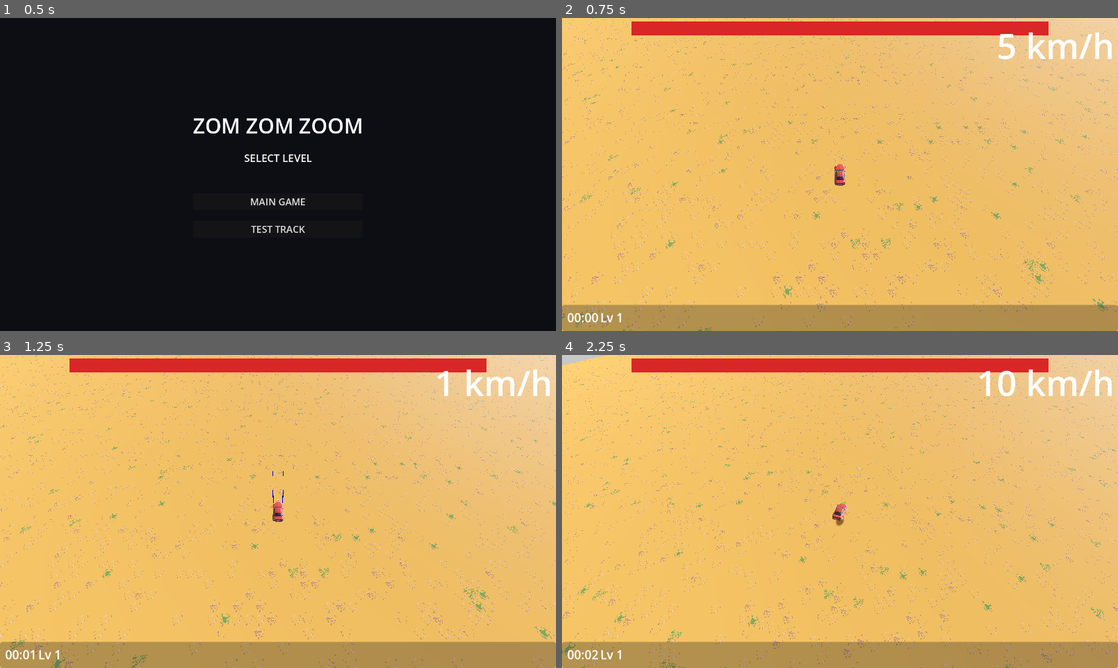
Above: before the commit, frames 1-4 (two rows, left to right).
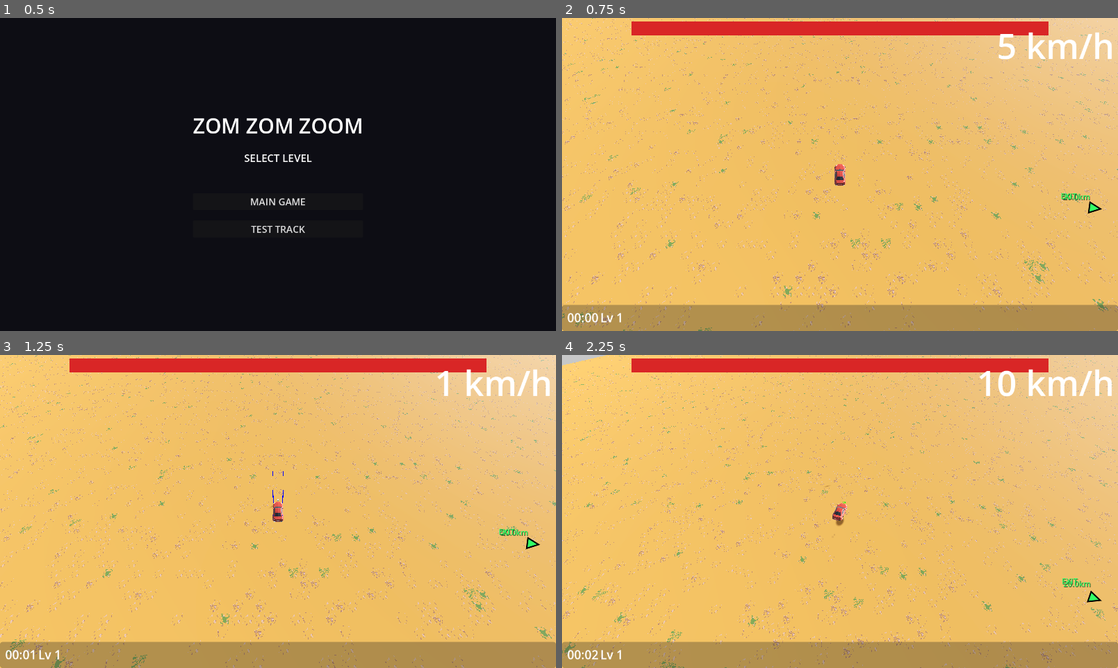
Above: after the commit, the same moments.

Repository: earv1/zom-zom-zoom-3d
Game: Godot game, scene res://scenes/ui/level_select.tscn
Same seed, same stepped clock (60 frames per second), same inputs: the game is played once before the commit and once after it.
Inputs (mouse positions are in pixels of both pictures, inside the frame that each line leads up to):
- Up to frame 1 (0.5 s): no input
- Up to frame 2 (0.75 s): click "MAIN GAME" at 0.5 s
- Up to frame 3 (1.25 s): no input
- Up to frame 4 (2.25 s): tap Enter at 1.25 s; move the mouse to (962, 495) at 1.27 s; hold H (turn_right) 1.28-2 s; hold Right mouse button (accelerate) 1.28-2 s; click (962, 495) at 1.42 s; tap Space (jump) at 1.52 s; drag from (728, 527) to (812, 574) at 2.02 s

Frame 1 is identical in both runs. In frame 2, 0.1% of the frame differs, in the area x 89-98%, y 56-63%; in frame 3, 0.1%; in frame 4, 0.2%, in the area x 90-98%, y 71-80%.

Commit message:
more gameplay tweaks

Diff:
--- a/autoload/game_manager.gd
+++ b/autoload/game_manager.gd
@@ -8,7 +8,6 @@
 var enemies_killed: int = 0
 
 var speed_multiplier: float = 1.0
-var pickup_radius: float = 36.0
 var damage_multiplier: float = 1.0
 var fire_rate_multiplier: float = 1.0
 
@@ -25,7 +24,7 @@
 	preload("res://data/upgrades/upgrade_side_rockets_lvl2.tres"),
 	preload("res://data/upgrades/stat_max_health.tres"),
 	preload("res://data/upgrades/stat_speed.tres"),
-	preload("res://data/upgrades/stat_pickup_radius.tres"),
+
 	preload("res://data/upgrades/stat_damage_mult.tres"),
 	preload("res://data/upgrades/stat_fire_rate.tres"),
 ]
@@ -38,6 +37,7 @@
 signal game_over()
 signal weapon_unlocked(id: StringName, scene: PackedScene)
 signal weapon_leveled_up(id: StringName)
+signal damage_taken()
 
 
 func _ready() -> void:
@@ -71,6 +71,7 @@
 		return
 	current_health = max(0, current_health - amount)
 	health_changed.emit(current_health, max_health)
+	damage_taken.emit()
 	if current_health <= 0:
 		_is_game_over = true
 		game_over.emit()
@@ -96,8 +97,6 @@
 					health_changed.emit(current_health, max_health)
 				UpgradeData.Stat.SPEED:
 					speed_multiplier += upg.stat_value
-				UpgradeData.Stat.PICKUP_RADIUS:
-					pickup_radius += upg.stat_value
 				UpgradeData.Stat.DAMAGE_MULT:
 					damage_multiplier += upg.stat_value
 				UpgradeData.Stat.FIRE_RATE:
@@ -121,7 +120,6 @@
 	max_health = 100
 	enemies_killed = 0
 	speed_multiplier = 1.0
-	pickup_radius = 36.0
 	damage_multiplier = 1.0
 	fire_rate_multiplier = 1.0
 	unlocked_weapons = [&"front_gun"]
--- a/data/upgrades/stat_pickup_radius.tres
+++ /dev/null
@@ -1,12 +0,0 @@
-[gd_resource type="Resource" script_class="UpgradeData" format=3]
-
-[ext_resource type="Script" path="res://data/upgrade_data.gd" id="1_script"]
-
-[resource]
-script = ExtResource("1_script")
-upgrade_type = 2
-display_name = "Magnet"
-description = "+3 XP pickup radius"
-icon_color = Color(0.7, 0.2, 0.8, 1)
-stat_target = 2
-stat_value = 3.0
--- a/scenes/enemy/base_enemy.gd
+++ b/scenes/enemy/base_enemy.gd
@@ -3,7 +3,8 @@
 
 @export var car: Node3D
 @export var fragment_scene: PackedScene
-@export var speed: float = 8.0
+@export var speed: float = 55.0
+@export var acceleration: float = 15.0
 @export var max_health: int = 1
 @export var xp_value: int = 5
 @export var contact_damage: int = 10
@@ -18,6 +19,8 @@
 
 const WARP_BUFFER := 30.0   # trigger warp this many units beyond the warp landing spot
 const DROP_HEIGHT := 10.0   # units above ground to drop from
+const BLOWBACK_RADIUS := 50.0
+const BLOWBACK_FORCE := 40.0
 
 
 func _ready() -> void:
@@ -27,6 +30,7 @@
 	contact_monitor = true
 	max_contacts_reported = 4
 	body_entered.connect(_on_body_entered)
+	GameManager.damage_taken.connect(_on_car_damage_taken)
 
 
 func _process(_delta: float) -> void:
@@ -50,8 +54,10 @@
 	var dir := to_car.normalized()
 
 	var vel := state.linear_velocity
-	vel.x = dir.x * speed
-	vel.z = dir.z * speed
+	var current_hspeed := Vector2(vel.x, vel.z).length()
+	var target_speed := minf(current_hspeed + acceleration * state.step, speed)
+	vel.x = dir.x * target_speed
+	vel.z = dir.z * target_speed
 
 	if _raycast.is_colliding():
 		var terrain_y := _raycast.get_collision_point().y + 0.5
@@ -147,5 +153,19 @@
 	orb.global_position = global_position + Vector3.UP * 0.5
 
 
+func _on_car_damage_taken() -> void:
+	if _dead or not car or not visible:
+		return
+	var dist := global_position.distance_to(car.global_position)
+	if dist > BLOWBACK_RADIUS:
+		return
+	var away := global_position - car.global_position
+	away.y = 0.0
+	if away.length_squared() < 0.001:
+		away = Vector3(randf_range(-1, 1), 0, randf_range(-1, 1))
+	linear_velocity = Vector3.ZERO
+	apply_central_impulse(away.normalized() * BLOWBACK_FORCE + Vector3.UP * 10.0)
+
+
 func _on_die() -> void:
 	pass
--- a/scenes/enemy/enemy_spawner.gd
+++ b/scenes/enemy/enemy_spawner.gd
@@ -4,7 +4,7 @@
 @export var car: Node3D
 @export var spawn_radius: float = 40.0
 
-const MAX_ENEMIES := 200
+const MAX_ENEMIES := 100
 
 var _timer: float = 0.0
 var _pool: Array = []
@@ -23,7 +23,7 @@
 
 
 const RAMP_DURATION := 10.0  # seconds before full spawn rate
-const BATCH_MAX := 5
+const BATCH_MAX := 3
 
 func _process(delta: float) -> void:
 	_timer += delta
--- a/scenes/enemy/exploder.tscn
+++ b/scenes/enemy/exploder.tscn
@@ -14,7 +14,8 @@
 mass = 20.0
 script = ExtResource("1_exploder")
 fragment_scene = ExtResource("3_frag")
-speed = 12.0
+speed = 66.7
+acceleration = 18.0
 max_health = 2
 xp_value = 15
 contact_damage = 0
--- a/scenes/enemy/runner.tscn
+++ b/scenes/enemy/runner.tscn
@@ -15,7 +15,8 @@
 scale = Vector3(0.7, 0.7, 0.7)
 script = ExtResource("1_runner")
 fragment_scene = ExtResource("3_frag")
-speed = 20.0
+speed = 66.7
+acceleration = 25.0
 max_health = 1
 xp_value = 8
 contact_damage = 8
--- a/scenes/enemy/tank.tscn
+++ b/scenes/enemy/tank.tscn
@@ -15,7 +15,8 @@
 scale = Vector3(1.8, 1.8, 1.8)
 script = ExtResource("1_tank")
 fragment_scene = ExtResource("3_frag")
-speed = 3.0
+speed = 66.7
+acceleration = 6.0
 max_health = 5
 xp_value = 25
 contact_damage = 20
--- a/scenes/enemy/xp_orb.gd
+++ b/scenes/enemy/xp_orb.gd
@@ -3,17 +3,15 @@
 
 var car: Node3D
 var xp_value: int = 5
-var _collecting: bool = false
 
 
 func _process(delta: float) -> void:
 	if not car:
 		return
-	var dist := global_position.distance_to(car.global_position)
-	if dist < GameManager.pickup_radius or _collecting:
-		_collecting = true
-		var to_car := car.global_position - global_position
-		global_position += to_car.normalized() * minf(to_car.length(), 60.0 * delta)
-		if global_position.distance_to(car.global_position) < 0.8:
-			GameManager.add_xp(xp_value)
-			queue_free()
+	var to_car := car.global_position - global_position
+	var dist := to_car.length()
+	if dist < 1.0:
+		GameManager.add_xp(xp_value)
+		queue_free()
+		return
+	global_position += to_car.normalized() * minf(dist, 120.0 * delta)
--- a/scenes/enemy/zombie.tscn
+++ b/scenes/enemy/zombie.tscn
@@ -14,7 +14,8 @@
 mass = 20.0
 script = ExtResource("1_zombie")
 fragment_scene = ExtResource("3_frag")
-speed = 8.0
+speed = 66.7
+acceleration = 12.0
 max_health = 1
 xp_value = 5
 contact_damage = 10
--- /dev/null
+++ b/scenes/ui/objective_marker.gd
@@ -0,0 +1,146 @@
+class_name ObjectiveMarker
+extends Control
+
+## Draws screen-edge arrows pointing toward 3D objectives.
+
+const EDGE_MARGIN := 60.0  # pixels from screen edge
+const ARROW_SIZE := 20.0
+const ICON_SIZE := 12.0
+const DISTANCE_FONT_SIZE := 18
+
+var _camera: Camera3D
+var _objectives: Array[Dictionary] = []
+# Each dict: { "node": Node3D, "color": Color, "label": String }
+
+
+func _ready() -> void:
+	mouse_filter = Control.MOUSE_FILTER_IGNORE
+	set_anchors_and_offsets_preset(Control.PRESET_FULL_RECT)
+
+
+func _process(_delta: float) -> void:
+	if not _camera:
+		_camera = get_viewport().get_camera_3d()
+	queue_redraw()
+
+
+func add_objective(node: Node3D, color: Color = Color.WHITE, label: String = "") -> void:
+	_objectives.append({"node": node, "color": color, "label": label})
+
+
+func remove_objective(node: Node3D) -> void:
+	for i in range(_objectives.size() - 1, -1, -1):
+		if _objectives[i]["node"] == node:
+			_objectives.remove_at(i)
+
+
+func _draw() -> void:
+	if not _camera or not _camera.is_inside_tree():
+		return
+
+	var screen_size := get_viewport_rect().size
+	var center := screen_size * 0.5
+
+	for obj in _objectives:
+		var node: Node3D = obj["node"]
+		if not is_instance_valid(node) or not node.is_inside_tree():
+			continue
+
+		var world_pos: Vector3 = node.global_position
+		var color: Color = obj["color"]
+		var label: String = obj["label"]
+
+		# Distance for the label
+		var dist := _camera.global_position.distance_to(world_pos)
+		var dist_text: String
+		if dist >= 1000.0:
+			dist_text = "%.1fkm" % (dist / 1000.0)
+		else:
+			dist_text = "%dm" % int(dist)
+
+		# Check if behind camera
+		var cam_forward := -_camera.global_basis.z
+		var to_target := (world_pos - _camera.global_position).normalized()
+		var is_behind := cam_forward.dot(to_target) < 0.0
+
+		var screen_pos := _camera.unproject_position(world_pos)
+
+		if is_behind:
+			# Flip to opposite side of screen
+			screen_pos = center + (center - screen_pos).normalized() * max(screen_size.x, screen_size.y)
+
+		# Check if on screen (with margin)
+		var safe_rect := Rect2(
+			Vector2(EDGE_MARGIN, EDGE_MARGIN),
+			screen_size - Vector2(EDGE_MARGIN, EDGE_MARGIN) * 2.0
+		)
+
+		if not is_behind and safe_rect.has_point(screen_pos):
+			# On-screen: draw a diamond marker
+			_draw_diamond(screen_pos, ICON_SIZE, color)
+			_draw_label(screen_pos + Vector2(0, -ICON_SIZE - 14), dist_text, color)
+		else:
+			# Off-screen: clamp to edge and draw arrow
+			var clamped := _clamp_to_edge(screen_pos, center, screen_size)
+			var direction := (screen_pos - center).normalized()
+			_draw_arrow(clamped, direction, color)
+			_draw_label(clamped - direction * (ARROW_SIZE + 16), dist_text, color)
+			if label != "":
+				_draw_label(clamped - direction * (ARROW_SIZE + 34), label, color)
+
+
+func _clamp_to_edge(pos: Vector2, center: Vector2, screen_size: Vector2) -> Vector2:
+	var dir := pos - center
+	if dir.length_squared() < 0.001:
+		dir = Vector2.UP
+
+	var margin := EDGE_MARGIN
+	var half := (screen_size * 0.5) - Vector2(margin, margin)
+
+	# Scale to fit within margin box
+	var scale_x := absf(half.x / dir.x) if absf(dir.x) > 0.001 else 1e10
+	var scale_y := absf(half.y / dir.y) if absf(dir.y) > 0.001 else 1e10
+	var s := minf(scale_x, scale_y)
+
+	return center + dir * s
+
+
+func _draw_arrow(pos: Vector2, direction: Vector2, color: Color) -> void:
+	var perp := Vector2(-direction.y, direction.x)
+	var tip := pos + direction * ARROW_SIZE
+	var base_l := pos - direction * ARROW_SIZE * 0.3 + perp * ARROW_SIZE * 0.6
+	var base_r := pos - direction * ARROW_SIZE * 0.3 - perp * ARROW_SIZE * 0.6
+	var points := PackedVector2Array([tip, base_l, base_r])
+
+	# Draw filled triangle
+	draw_colored_polygon(points, color)
+	# Outline
+	draw_polyline(PackedVector2Array([tip, base_l, base_r, tip]), Color.BLACK, 2.0, true)
+
+
+func _draw_diamond(pos: Vector2, size: float, color: Color) -> void:
+	var points := PackedVector2Array([
+		pos + Vector2(0, -size),
+		pos + Vector2(size, 0),
+		pos + Vector2(0, size),
+		pos + Vector2(-size, 0),
+	])
+	draw_colored_polygon(points, color)
+	draw_polyline(PackedVector2Array([
+		pos + Vector2(0, -size),
+		pos + Vector2(size, 0),
+		pos + Vector2(0, size),
+		pos + Vector2(-size, 0),
+		pos + Vector2(0, -size),
+	]), Color.BLACK, 2.0, true)
+
+
+func _draw_label(pos: Vector2, text: String, color: Color) -> void:
+	var font := ThemeDB.fallback_font
+	var fsize := DISTANCE_FONT_SIZE
+	var text_size := font.get_string_size(text, HORIZONTAL_ALIGNMENT_CENTER, -1, fsize)
+	var offset := -text_size * 0.5
+	# Shadow
+	draw_string(font, pos + offset + Vector2(1, 1), text, HORIZONTAL_ALIGNMENT_CENTER, -1, fsize, Color(0, 0, 0, 0.7))
+	# Text
+	draw_string(font, pos + offset, text, HORIZONTAL_ALIGNMENT_CENTER, -1, fsize, color)
--- a/scenes/weapons/projectile.gd
+++ b/scenes/weapons/projectile.gd
@@ -7,6 +7,9 @@
 var target: Node3D = null
 var homing_strength: float = 5.0
 
+const SLOW_RADIUS := 8.0   # start slowing when this close to target
+const MIN_SPEED_MULT := 0.35  # slowest speed multiplier near target
+
 
 func _ready() -> void:
 	body_entered.connect(_on_body_entered)
@@ -14,14 +17,15 @@
 
 
 func _process(delta: float) -> void:
+	var speed_mult := 1.0
 	if is_instance_valid(target):
-		var to_target := target.global_position - global_position
-		to_target.y = 0.0
-		to_target = to_target.normalized()
-		var dir_flat := direction
-		dir_flat.y = 0.0
-		direction = dir_flat.lerp(to_target, homing_strength * delta).normalized()
-	global_position += direction * speed * delta
+		var to_target := (target.global_position - global_position)
+		var dist := to_target.length()
+		direction = direction.lerp(to_target.normalized(), homing_strength * delta).normalized()
+		# Slow down when close to target for tighter tracking
+		if dist < SLOW_RADIUS:
+			speed_mult = lerpf(MIN_SPEED_MULT, 1.0, dist / SLOW_RADIUS)
+	global_position += direction * speed * speed_mult * delta
 
 
 func _on_body_entered(body: Node) -> void:
--- /dev/null
+++ b/scenes/world/level_exit.gd
@@ -0,0 +1,73 @@
+class_name LevelExit
+extends Node3D
+
+## Visible pillar of light marking the level exit.
+
+const TRIGGER_RADIUS := 8.0
+
+var _mesh: MeshInstance3D
+var _glow: MeshInstance3D
+var _car: Node3D
+var _time := 0.0
+
+
+func _ready() -> void:
+	_setup_visuals()
+
+
+func set_car(car: Node3D) -> void:
+	_car = car
+
+
+func _process(delta: float) -> void:
+	_time += delta
+	# Gentle bob
+	if _mesh:
+		_mesh.position.y = 2.0 + sin(_time * 2.0) * 0.3
+	if _glow:
+		_glow.position.y = 1.0
+		var s := 1.0 + sin(_time * 3.0) * 0.15
+		_glow.scale = Vector3(s, 1.0, s)
+
+
+func _setup_visuals() -> void:
+	# Main beacon cylinder
+	var mesh_inst := MeshInstance3D.new()
+	mesh_inst.name = "Mesh"
+	var cyl := CylinderMesh.new()
+	cyl.top_radius = 0.8
+	cyl.bottom_radius = 0.8
+	cyl.height = 4.0
+	mesh_inst.mesh = cyl
+	mesh_inst.position.y = 2.0
+
+	var mat := StandardMaterial3D.new()
+	mat.albedo_color = Color(0.2, 1.0, 0.4)
+	mat.emission_enabled = true
+	mat.emission = Color(0.2, 1.0, 0.4)
+	mat.emission_energy_multiplier = 3.0
+	mat.transparency = BaseMaterial3D.TRANSPARENCY_ALPHA
+	mat.albedo_color.a = 0.6
+	mesh_inst.material_override = mat
+	add_child(mesh_inst)
+	_mesh = mesh_inst
+
+	# Glow ring on ground
+	var glow_inst := MeshInstance3D.new()
+	glow_inst.name = "Glow"
+	var torus := CylinderMesh.new()
+	torus.top_radius = 5.0
+	torus.bottom_radius = 5.0
+	torus.height = 0.1
+	glow_inst.mesh = torus
+	glow_inst.position.y = 1.0
+
+	var glow_mat := StandardMaterial3D.new()
+	glow_mat.albedo_color = Color(0.2, 1.0, 0.4, 0.3)
+	glow_mat.emission_enabled = true
+	glow_mat.emission = Color(0.2, 1.0, 0.4)
+	glow_mat.emission_energy_multiplier = 2.0
+	glow_mat.transparency = BaseMaterial3D.TRANSPARENCY_ALPHA
+	glow_inst.material_override = glow_mat
+	add_child(glow_inst)
+	_glow = glow_inst
--- a/scenes/world/world.gd
+++ b/scenes/world/world.gd
@@ -1,6 +1,13 @@
 extends Node3D
 
+const EXIT_DISTANCE := 20000.0
+const LevelExitScript := preload("res://scenes/world/level_exit.gd")
+const ObjectiveMarkerScript := preload("res://scenes/ui/objective_marker.gd")
+
 @export var car: Node3D
+
+var _level_exit: Node3D
+var _objective_marker: Control
 
 
 func _ready() -> void:
@@ -15,6 +22,29 @@
 	music.volume_db = -1.0
 	music.play()
 
+	_spawn_level_exit()
+	_setup_objective_marker()
+
+
+func _spawn_level_exit() -> void:
+	var angle := randf() * TAU
+	var pos := Vector3(cos(angle) * EXIT_DISTANCE, 0.5, sin(angle) * EXIT_DISTANCE)
+
+	_level_exit = Node3D.new()
+	_level_exit.set_script(LevelExitScript)
+	_level_exit.position = pos
+	_level_exit.set_car(car)
+	add_child(_level_exit)
+
+
+func _setup_objective_marker() -> void:
+	var hud := $HUD as CanvasLayer
+	_objective_marker = Control.new()
+	_objective_marker.set_script(ObjectiveMarkerScript)
+	_objective_marker.name = "ObjectiveMarker"
+	hud.add_child(_objective_marker)
+	_objective_marker.add_objective(_level_exit, Color(0.2, 1.0, 0.4), "EXIT")
+
 
 func _on_game_over() -> void:
 	pass  # GameOverScreen handles display; retry reloads via GameOverScreen
Not shown, added: scenes/ui/objective_marker.gd.uid
Not shown, added: scenes/world/level_exit.gd.uid
